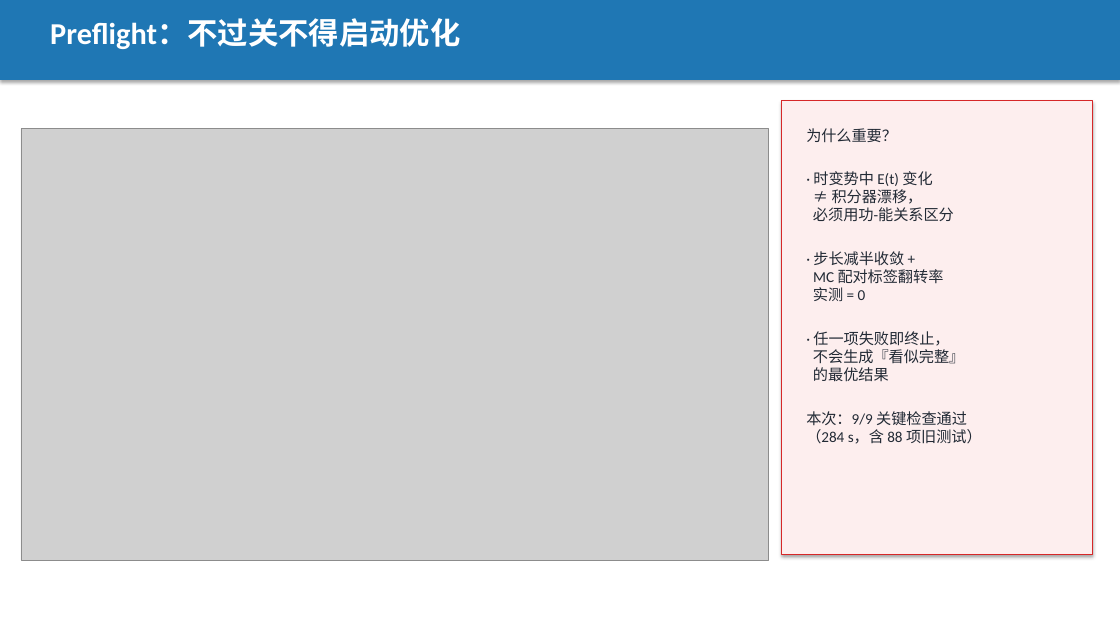
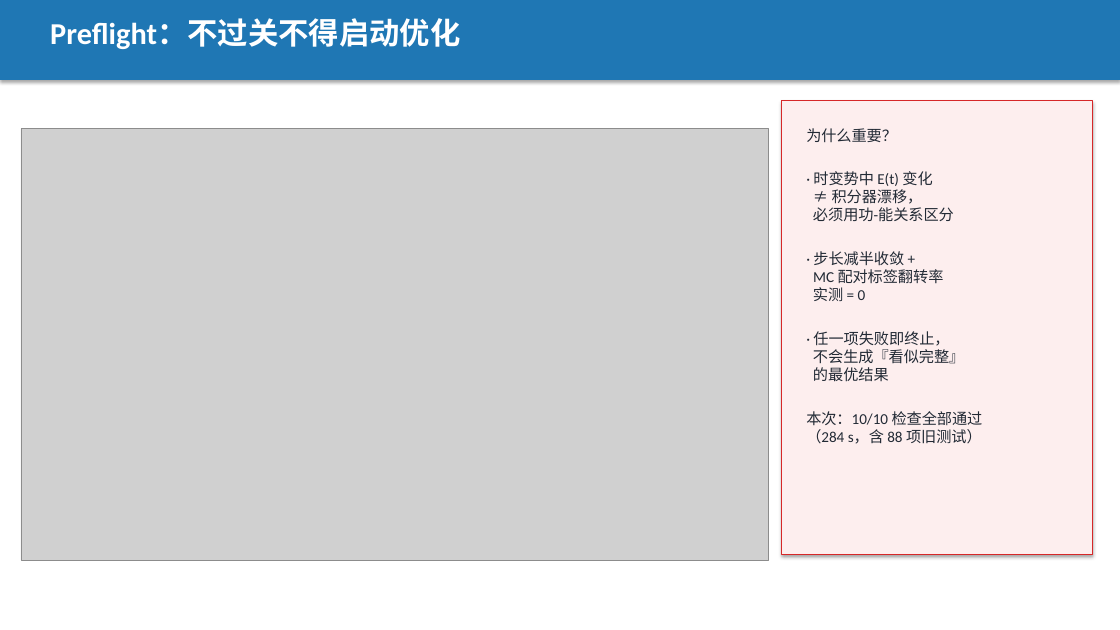
Before and after one commit to Yifan2709/MonteCarlo-Atom-Tweezer, a slide deck: slide 11 of Level2_同步波形优化_总结报告.pptx. Drawn at 1120x630 pixels with LibreOffice and Linux fonts; fonts in the diff are those of the drawing; grey boxes stand for pictures. Boxes give left, top, right and bottom in pixels: in the first picture for what was removed or moved away, otherwise in the second. Text is boxed around its words. In the diff, an @@ line names an element or a change of style, - is before the commit and + after.

```diff
--- a/Level2_同步波形优化_总结报告.pptx
+++ b/Level2_同步波形优化_总结报告.pptx
@@ text at (x1=806, y1=411, x2=983, y2=425): text changed @@
-本次：9/9 关键检查通过
+本次：10/10 检查全部通过
```
Also in this commit, not shown: 1 other slide changed, 1 other file.
